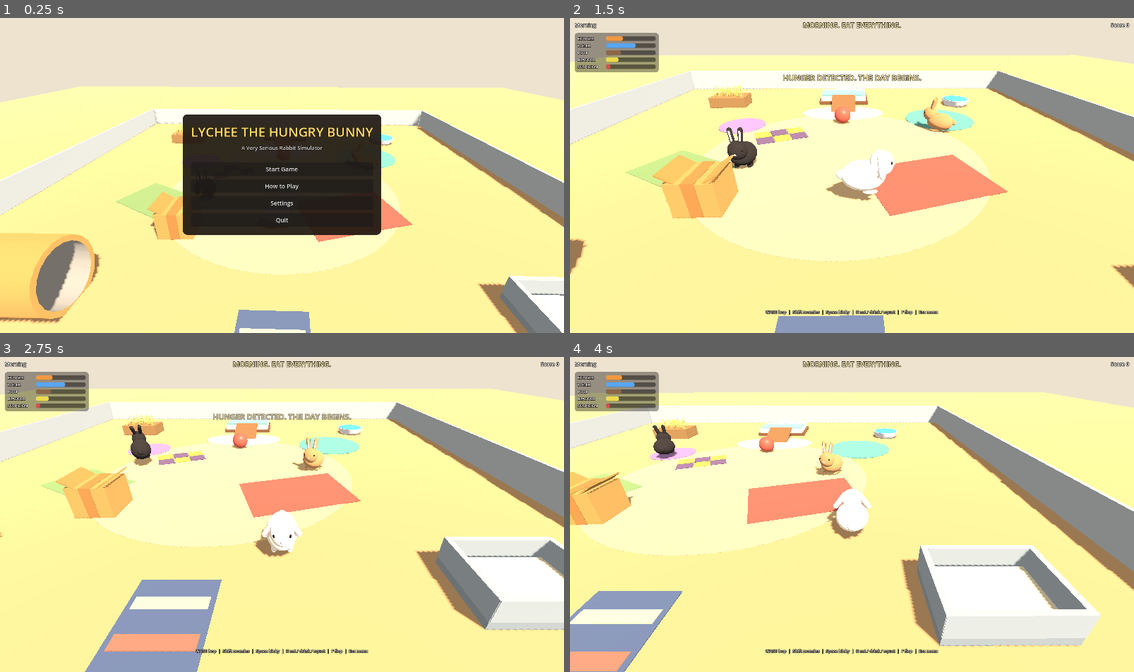
Above: before the commit, frames 1-4 (two rows, left to right).
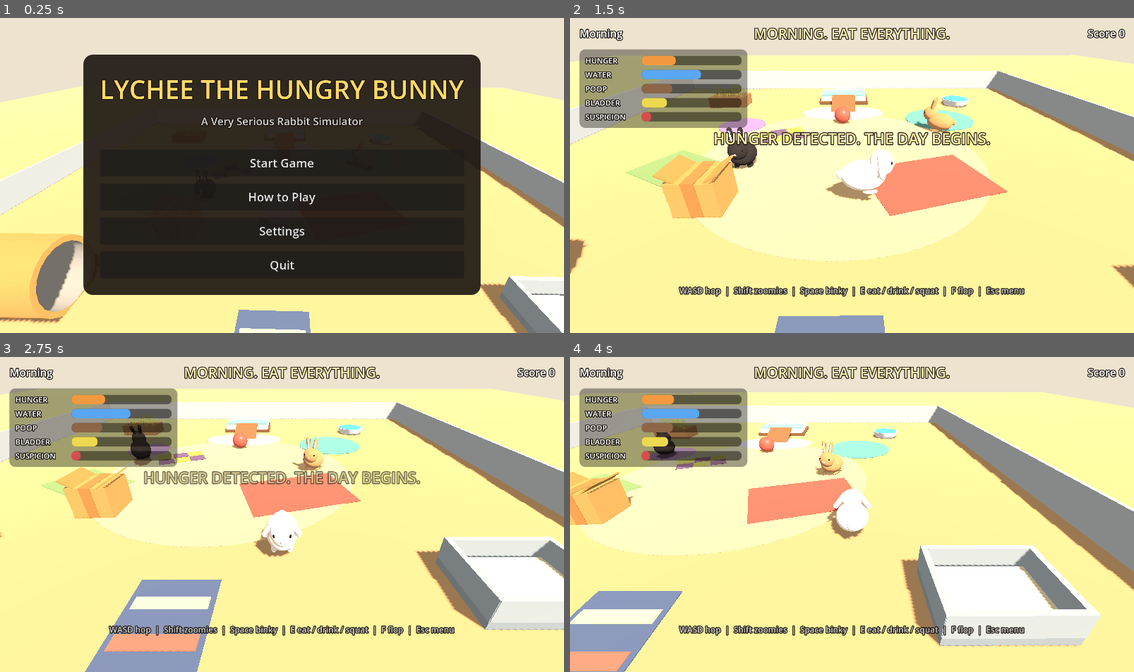
Above: after the commit, the same moments.

Repository: Ryan-Haines/lychee_the_hungry_bunny_3d
Game: Godot game, scene res://scenes/main.tscn
Two runs of this game, one before a commit and one after it. Both use one fixed random seed, a clock stepped at 60 frames per second and the inputs below.
Inputs:
- Up to frame 1 (0.25 s): no input
- Up to frame 2 (1.5 s): click "Start Game" at 0.5 s; hold D (move_right) from 1.28 s (still down); tap Space (binky) at 1.35 s
- Up to frame 3 (2.75 s): release D (move_right) at 2.03 s; hold S (move_back) from 2.03 s (still down); tap F (flop) at 2.1 s
- Up to frame 4 (4 s): release S (move_back) at 2.78 s; hold D (move_right) 2.78-3.53 s; hold E (interact) 2.78-3.53 s; hold W (move_forward) from 3.53 s (still down); tap Shift (sprint) at 3.6 s

The runs differ from the first frame. In frame 1, 42% of the frame differs, in the area x 14-86%, y 11-88%; in frame 2, 13%; in frame 3, 13%; in frame 4, 11%.

Commit message:
Default UI scale to 2x

Diff:
--- a/scripts/hud.gd
+++ b/scripts/hud.gd
@@ -59,7 +59,7 @@
 		queue_redraw()
 
 
-var ui_scale := 1.0
+var ui_scale := 2.0
 var in_game := false
 var root: Control
 var game_ui: Control
@@ -380,7 +380,7 @@
 	var res := Vector2i(1920, 1080)
 	var cf := ConfigFile.new()
 	if cf.load(SETTINGS_PATH) == OK:
-		ui_scale = clampf(cf.get_value("display", "ui_scale", 1.0), 1.0, 3.0)
+		ui_scale = clampf(cf.get_value("display", "ui_scale", 2.0), 1.0, 3.0)
 		res = cf.get_value("display", "resolution", res)
 		display_mode = cf.get_value("display", "display_mode", display_mode)
 	scale_slider.set_value_no_signal(ui_scale)
@@ -700,13 +700,13 @@
 	scale_slider.min_value = 1.0
 	scale_slider.max_value = 3.0
 	scale_slider.step = 0.25
-	scale_slider.value = 1.0
+	scale_slider.value = 2.0
 	scale_slider.custom_minimum_size = Vector2(180, 0)
 	scale_slider.size_flags_vertical = Control.SIZE_SHRINK_CENTER
 	scale_slider.focus_mode = Control.FOCUS_NONE
 	scale_slider.value_changed.connect(_on_ui_scale_changed)
 	scale_row.add_child(scale_slider)
-	scale_value_label = _label("1.00x", 18)
+	scale_value_label = _label("2.00x", 18)
 	scale_value_label.custom_minimum_size = Vector2(56, 0)
 	scale_row.add_child(scale_value_label)
 	var apply := _button("Apply")
